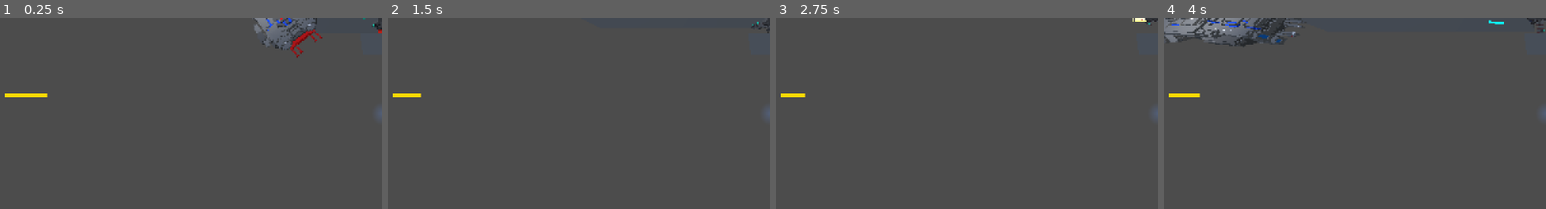
Above: before the commit, frames 1-4 (left to right).
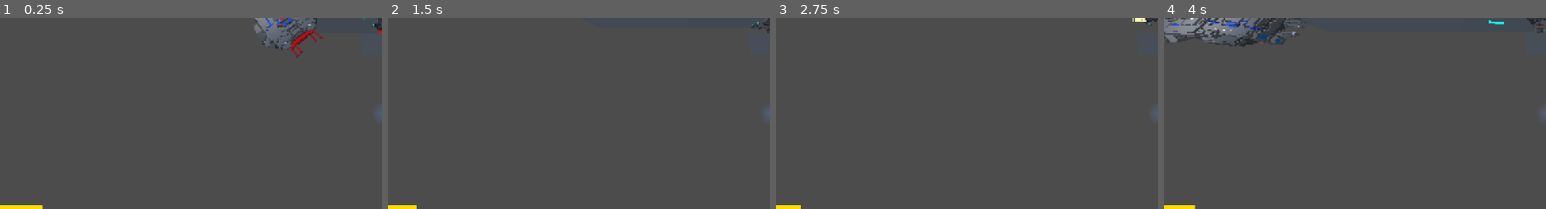
Above: after the commit, the same moments.

Repository: EvergreenSpock/Space-Survivors
Game: Godot game, scene res://Scenes/main_scene.tscn
Two runs of this game, one before a commit and one after it. Both use one fixed random seed, a clock stepped at 60 frames per second and the inputs below. A sky picture missing from this copy of the repository is replaced by a grey-blue gradient.
Inputs (mouse positions are % of the whole screen's width and height, from its top left):
- Up to frame 1 (0.25 s): no input
- Up to frame 2 (1.5 s): move the mouse to (72, 45) at 0.52 s; hold Right (move_right) 0.53-1.28 s; hold Shift (boost) 0.53-1.28 s; move the mouse to (30, 55) at 1.27 s; hold S (move_back) from 1.28 s (still down); click (30, 55) at 1.35 s
- Up to frame 3 (2.75 s): move the mouse to (60, 28) at 2.02 s; release S (move_back) at 2.03 s; hold Right (move_right) from 2.03 s (still down); hold Shift (boost) from 2.03 s (still down)
- Up to frame 4 (4 s): move the mouse to (45, 70) at 2.77 s; release Right (move_right) at 2.78 s; release Shift (boost) at 2.78 s; hold W (move_forward) 2.78-3.53 s; click (45, 70) at 2.85 s; move the mouse to (80, 65) at 3.52 s; hold Left (move_left) from 3.53 s (still down); hold Shift (boost) from 3.53 s (still down)
The pictures show only the part of the screen within x 0-50%, y 50-100%; the shares and areas given below are measured in that part.

The runs differ from the first frame. In frame 1, 0.4% of the frame differs, in the area x 0-13%, y 39-100%; in frame 2, 0.3%; in frame 3, 0.3%; in frame 4, 0.3%.

Commit message:
test submit

Diff:
--- a/Scenes/main_scene.tscn
+++ b/Scenes/main_scene.tscn
@@ -30,10 +30,12 @@
 [node name="PlayerCamera" parent="Player" instance=ExtResource("2_jv6wh")]
 
 [node name="FuelMeterBar" type="ColorRect" parent="Player/PlayerCamera"]
-offset_left = 11.0
-offset_top = 628.0
-offset_right = 111.0
-offset_bottom = 637.0
+anchors_preset = 2
+anchor_top = 1.0
+anchor_bottom = 1.0
+offset_top = -9.0
+offset_right = 100.0
+grow_vertical = 0
 color = Color(1, 0.854902, 0, 1)
 script = ExtResource("3_x6ack")
 
Not shown: 1 places in Scenes/in_game_ui.tscn that only renumber resources
